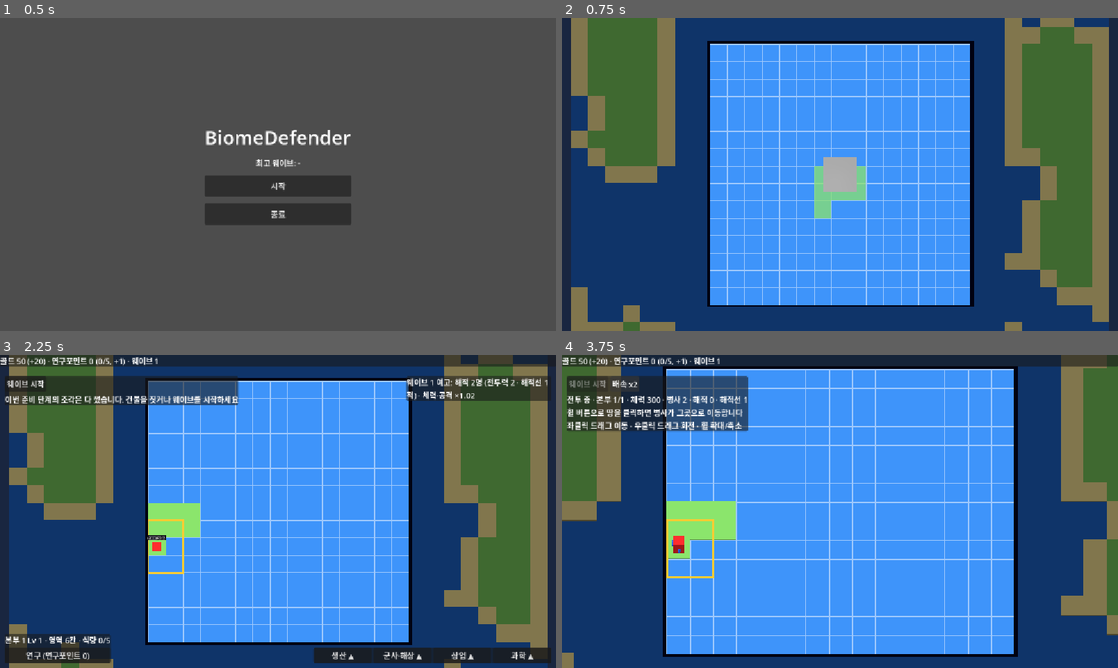
Above: before the commit, frames 1-4 (two rows, left to right).
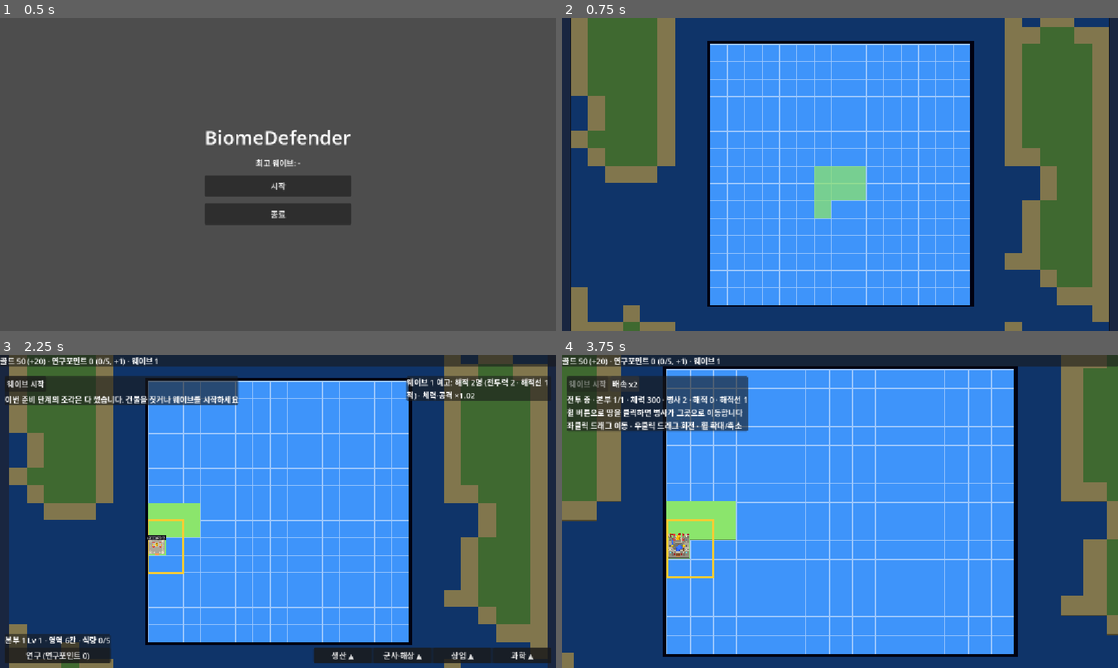
Above: after the commit, the same moments.

Repository: dpwns5889/Islander
Game: Godot game, scene res://assets/scenes/menu.tscn
Same seed, same stepped clock (60 frames per second), same inputs: the game is played once before the commit and once after it.
Inputs (mouse positions are in pixels of both pictures, inside the frame that each line leads up to):
- Up to frame 1 (0.5 s): no input
- Up to frame 2 (0.75 s): click "시작" at 0.5 s
- Up to frame 3 (2.25 s): tap Enter at 1.25 s; move the mouse to (400, 495) at 1.27 s; tap P at 1.35 s; click (400, 495) at 1.42 s; tap Space at 2 s; drag from (166, 527) to (250, 574) at 2.02 s
- Up to frame 4 (3.75 s): click "웨이브 시작" at 2.75 s; click "배속 x1" at 3.5 s

Frame 1 is identical in both runs. In frame 2, 0.9% of the frame differs, in the area x 1-99%, y 0-100%; in frame 3, 0.1%; in frame 4, 0.3%.

Commit message:
art: 본부와 건물 모델 추가, 밭 외곽선 수정 (#4)
* art: 건물 파손 모델과 병영 모델 추가

집·밭·병영 모델을 레벨·번호별 폴더로 정리하고 파손 단계 모델(dmg1, dmg2)을 추가했다.
병영은 상자 대신 모델(레벨마다 2종류)로 그린다.

Co-Authored-By: Claude Sonnet 5.5 <noreply@anthropic.com>

* feat: 건물 파손 단계와 골드 수리 추가

전투 피해가 준비 단계에도 남고 골드로 수리한다(건물별·전체 수리, 본부 포함).
체력 60% 이하는 dmg1, 30% 이하는 dmg2 모델로 바꾸고 생산·공격력·시장 보너스·보트 정원을 75%·50%로 줄인다.
병영·사격장 병사의 체력·공격은 50% + 건물 체력 비율의 절반이다.
파손된 건물은 수리해야 강화·진화할 수 있다.
기획서 v0.59

Co-Authored-By: Claude Sonnet 5.5 <noreply@anthropic.com>

* fix: 모서리 빛 때문에 밭 작물이 허옇게 덮이는 문제 수정

도트 화면 후처리에서 면이 꺾이는 곳을 밝게 칠하는 선을 없애고 바깥 외곽선만 남겼다.
기획서 모델 적용 설명의 낡은 내용도 고쳤다.
기획서 v0.60

Co-Authored-By: Claude Sonnet 5.5 <noreply@anthropic.com>

* art: 본부와 건물 8종의 모델 추가

본부(성, 3종 무작위), 사격장, 방어탑, 낚시터, 도서관, 대학, 광산, 천문대를 모델과 파손 모델로 그린다.
조각으로 놓은 물 타일 위의 건물은 바닥이 묻히지 않게 타일 높이만큼 올린다.
기획서 v0.60

Co-Authored-By: Claude Sonnet 5.5 <noreply@anthropic.com>

---------

Co-authored-by: Claude Sonnet 5.5 <noreply@anthropic.com>

Diff:
--- a/assets/scripts/balance.gd
+++ b/assets/scripts/balance.gd
@@ -30,14 +30,14 @@
 	BARRACKS: {"name": "병영", "cost": 30, "hp": 100, "sand": false, "sea": false, "model": "barracks", "model_variants": 2, "color": Color(0.45, 0.45, 0.5)},
 	MARKET: {"name": "시장", "cost": 50, "hp": 70, "tech": "math", "sand": false, "sea": false, "color": Color(0.85, 0.65, 0.1)},
 	FARM: {"name": "밭", "cost": 25, "hp": 50, "sand": false, "sea": false, "evolves_to": FARMSTEAD, "model": "field", "model_variants": 4, "color": Color(0.35, 0.55, 0.2)},
-	FISHERY: {"name": "낚시터", "cost": 25, "hp": 50, "sand": true, "sea": false, "tech": "fishing", "on_water": true, "evolves_to": FISH_VILLAGE, "color": Color(0.2, 0.65, 0.75)},
+	FISHERY: {"name": "낚시터", "cost": 25, "hp": 50, "sand": true, "sea": false, "tech": "fishing", "on_water": true, "evolves_to": FISH_VILLAGE, "model": "fishery", "model_variants": 3, "color": Color(0.2, 0.65, 0.75)},
 	TRADING_POST: {"name": "교역소", "cost": 40, "hp": 70, "tech": "commerce", "sand": true, "sea": false, "on_water": true, "open_sea": true, "unique": true, "color": Color(0.7, 0.35, 0.75)},
-	LIBRARY: {"name": "도서관", "cost": 40, "hp": 60, "sand": true, "sea": false, "evolves_to": LAB, "color": Color(0.55, 0.35, 0.65)},
-	LAB: {"name": "대학", "cost": 80, "hp": 120, "tech": "astronomy", "sand": false, "sea": false, "color": Color(0.25, 0.7, 0.6)},
-	MINE: {"name": "광산", "cost": 60, "hp": 100, "tech": "mining", "sand": false, "sea": false, "mountain_only": true, "evolves_to": SMELTER, "color": Color(0.5, 0.45, 0.4)},
-	SHOOTING_RANGE: {"name": "사격장", "cost": 30, "hp": 100, "tech": "archery", "sand": false, "sea": false, "color": Color(0.3, 0.5, 0.35)},
-	OBSERVATORY: {"name": "천문대", "cost": 60, "hp": 100, "tech": "astronomy", "sand": false, "sea": false, "mountain_only": true, "color": Color(0.3, 0.3, 0.6)},
-	TOWER: {"name": "방어탑", "cost": 40, "hp": 200, "tech": "archery", "sand": true, "sea": false, "evolves_to": FORTRESS, "color": Color(0.35, 0.4, 0.55)},
+	LIBRARY: {"name": "도서관", "cost": 40, "hp": 60, "sand": true, "sea": false, "evolves_to": LAB, "model": "library", "model_variants": 3, "color": Color(0.55, 0.35, 0.65)},
+	LAB: {"name": "대학", "cost": 80, "hp": 120, "tech": "astronomy", "sand": false, "sea": false, "model": "university", "model_variants": 3, "color": Color(0.25, 0.7, 0.6)},
+	MINE: {"name": "광산", "cost": 60, "hp": 100, "tech": "mining", "sand": false, "sea": false, "mountain_only": true, "evolves_to": SMELTER, "model": "mine", "model_variants": 3, "color": Color(0.5, 0.45, 0.4)},
+	SHOOTING_RANGE: {"name": "사격장", "cost": 30, "hp": 100, "tech": "archery", "sand": false, "sea": false, "model": "archery_range", "model_variants": 3, "color": Color(0.3, 0.5, 0.35)},
+	OBSERVATORY: {"name": "천문대", "cost": 60, "hp": 100, "tech": "astronomy", "sand": false, "sea": false, "mountain_only": true, "model": "observatory", "model_variants": 3, "color": Color(0.3, 0.3, 0.6)},
+	TOWER: {"name": "방어탑", "cost": 40, "hp": 200, "tech": "archery", "sand": true, "sea": false, "evolves_to": FORTRESS, "model": "defense_tower", "model_variants": 3, "color": Color(0.35, 0.4, 0.55)},
 	MANSION: {"name": "저택", "cost": 40, "hp": 100, "tech": "currency", "sand": true, "sea": false, "color": Color(0.85, 0.6, 0.3)},
 	FARMSTEAD: {"name": "농장", "cost": 50, "hp": 100, "tech": "windmill", "sand": false, "sea": false, "color": Color(0.5, 0.75, 0.25)},
 	FISH_VILLAGE: {"name": "어촌", "cost": 50, "hp": 100, "tech": "waterwheel", "sand": true, "sea": false, "on_water": true, "color": Color(0.1, 0.45, 0.7)},
@@ -101,6 +101,8 @@
 const HQ_ATK: float = 3.0 ## 본부의 약한 자동 공격 (레벨과 무관) (기획서 6장)
 const HQ_RANGE: float = 2.5
 const HQ_HP: float = 300.0
+const HQ_MODEL: String = "castle" ## 본부 모델: 레벨 구분 없이 놓을 때 번호를 무작위로 고른다 (기획서 7.2)
+const HQ_MODEL_VARIANTS: int = 3
 const HQ_PIECE_WAVES: Array[int] = [10, 20] ## 이 웨이브(보스)를 이기면 본부 조각을 하나 더 놓아야 한다 (기획서 5.5)
 const HQ_LOSS_RATE: float = 0.3 ## 본부가 파괴될 때마다 줄어드는 골드·식량 비율
 const BUILDING_EDGE: float = 0.5 ## 건물 칸 중심에서 가장자리까지 (건물 공격 거리는 가장자리부터 잰다) (기획서 6장)
@@ -283,9 +285,9 @@
 	return (FORTRESS_RANGE_LV if id == FORTRESS else TOWER_RANGE_LV)[level - 1]
 
 
-## 모델 파일 경로: 종류별 폴더 안에 레벨·번호마다 한 폴더, 파손 단계는 _dmg1·_dmg2 (기획서 7.2)
+## 모델 파일 경로: 종류별 폴더 안에 레벨·번호마다 한 폴더, 파손 단계는 _dmg1·_dmg2. level 0은 레벨 구분 없는 모델(본부) (기획서 7.2)
 static func model_path(kind: String, level: int, variant: int, stage: int = 0) -> String:
-	var name: String = "%s_t%d_v%d" % [kind, level, variant]
+	var name: String = "%s_t%d_v%d" % [kind, level, variant] if level > 0 else "%s_v%d" % [kind, variant]
 	var suffix: String = "" if stage == 0 else "_dmg%d" % stage
 	return "res://assets/models/%s/%s/%s%s.glb" % [kind, name, name, suffix]
 
--- a/assets/scripts/field.gd
+++ b/assets/scripts/field.gd
@@ -8,7 +8,7 @@
 const MAX_H: int = 30
 const SEA: int = 0
 const BLOCK_H: float = 0.08 ## 땅 두께. 입체감 없이 평평한 땅 (기획서 3장)
-const HQ_COLOR: Color = Color(0.85, 0.15, 0.15)
+const HQ_COLOR: Color = Color(0.85, 0.15, 0.15) ## 조각 카드의 본부 칸 표시 색
 const M: int = 8 ## 필드 밖 자동 지형의 폭 (기획서 3장)
 const DIRS: Array[Vector2i] = [Vector2i.LEFT, Vector2i.RIGHT, Vector2i.UP, Vector2i.DOWN]
 
@@ -29,6 +29,7 @@
 var buildings_lost: Dictionary = {} ## 이번 전투에서 무너진 건물 종류 → 개수(본부 제외). 전투를 시작할 때 비운다 (기획서 5.2)
 var hq_level: Dictionary = {} ## 본부 위치 → 그 본부의 레벨 (본부마다 따로) (기획서 5.3)
 const GRID_SHADER: Shader = preload("res://assets/shaders/grid.gdshader")
+const WATER_H: float = 0.06 ## 조각으로 놓은 물 타일의 두께
 const BAR_W: float = 0.95 ## 본부 레벨업 바 크기 (기획서 5.3)
 const BAR_H: float = 0.21
 var _hq_bars: Dictionary = {} ## 본부 위치 → 레벨업까지 식량 바 [배경, 채움, 글자] (기획서 5.3)
@@ -701,7 +702,7 @@
 	var data: Dictionary = Balance.BUILDINGS[id]
 	hp[c] = max_hp(c)
 	var mi: MeshInstance3D = MeshInstance3D.new()
-	var base_y: float = BLOCK_H if cells.has(c) else 0.0 # 물 위 건물은 바다 면에 놓인다
+	var base_y: float = _base_y(c)
 	if data.has("model"): # 블렌더 모델: 지을 때 바리에이션을 무작위로 고르고 레벨이 올라도 같은 번호를 쓴다 (기획서 7.2)
 		variants[c] = variant if variant > 0 else 1 + randi() % int(data["model_variants"])
 	else:
@@ -725,25 +726,35 @@
 	_tint(c)
 
 
-## 모델 건물의 모델을 레벨·바리에이션·파손 단계에 맞게 바꾼다 (기획서 7.2)
+## 건물이 놓이는 바닥 높이: 땅, 조각으로 놓은 물 타일, 맨 바다 순
+func _base_y(c: Vector2i) -> float:
+	if cells.has(c):
+		return BLOCK_H
+	return WATER_H if water.has(c) else 0.0
+
+
+## 모델 건물·본부의 모델을 레벨·바리에이션·파손 단계에 맞게 바꾼다 (기획서 7.2)
 func _set_model(c: Vector2i) -> void:
-	var data: Dictionary = Balance.BUILDINGS[buildings[c]]
-	var md: Dictionary = Toon.model(Balance.model_path(data["model"], mini(levels[c], Balance.MAX_LEVEL), variants[c], Balance.damage_stage(hp_ratio(c))))
+	var kind: String = Balance.HQ_MODEL
+	var level: int = 0 # 본부 모델은 레벨 구분이 없다
+	if not hqs.has(c):
+		kind = Balance.BUILDINGS[buildings[c]]["model"]
+		level = mini(levels[c], Balance.MAX_LEVEL)
+	var md: Dictionary = Toon.model(Balance.model_path(kind, level, variants[c], Balance.damage_stage(hp_ratio(c))))
 	var mi: MeshInstance3D = _nodes[c][0]
 	if mi.mesh == md["mesh"]:
 		return
-	var base_y: float = BLOCK_H if cells.has(c) else 0.0
 	mi.mesh = md["mesh"]
 	mi.material_override = Toon.material(Color.WHITE, md["tex"])
-	mi.position = cell_to_world(c) + Vector3(0, base_y, 0)
-
-
-## 피해를 보여 준다: 모델 건물은 파손 모델, 상자 건물과 본부는 체력만큼 어둡게 (기획서 5.2.2)
+	mi.position = cell_to_world(c) + Vector3(0, _base_y(c), 0)
+
+
+## 피해를 보여 준다: 모델 건물·본부는 파손 모델, 상자 건물은 체력만큼 어둡게 (기획서 5.2.2)
 func _tint(c: Vector2i) -> void:
 	if variants.has(c):
 		_set_model(c)
 		return
-	var base: Color = HQ_COLOR if hqs.has(c) else Balance.BUILDINGS[buildings[c]]["color"]
+	var base: Color = Balance.BUILDINGS[buildings[c]]["color"]
 	var mi: MeshInstance3D = _nodes[c][0]
 	Toon.set_color(mi.material_override, base.lerp(Color.BLACK, (1.0 - hp_ratio(c)) * 0.7))
 
@@ -811,6 +822,7 @@
 			for n: Node in _nodes[c]:
 				n.queue_free()
 			_nodes.erase(c)
+			variants.erase(c)
 			return true
 		_tint(c)
 	elif buildings.has(c):
@@ -1042,10 +1054,10 @@
 			water[cell] = true
 			var wt: MeshInstance3D = MeshInstance3D.new()
 			var wm: BoxMesh = BoxMesh.new()
-			wm.size = Vector3(1.0, 0.06, 1.0)
+			wm.size = Vector3(1.0, WATER_H, 1.0)
 			wt.mesh = wm
 			wt.material_override = _mat(color_of(Piece.SEA), false)
-			wt.position = cell_to_world(cell) + Vector3(0, 0.03, 0)
+			wt.position = cell_to_world(cell) + Vector3(0, WATER_H / 2.0, 0)
 			add_child(wt)
 			continue
 		cells[cell] = p.terrain[i]
@@ -1059,11 +1071,7 @@
 			hqs[cell] = Balance.HQ_HP
 			claim_start(cell)
 			var marker: MeshInstance3D = MeshInstance3D.new()
-			var bm: BoxMesh = BoxMesh.new()
-			bm.size = Vector3(0.5, 0.6, 0.5)
-			marker.mesh = bm
-			marker.material_override = Toon.material(Color.WHITE)
-			marker.position = cell_to_world(cell) + Vector3(0, BLOCK_H + 0.3, 0)
+			variants[cell] = 1 + randi() % Balance.HQ_MODEL_VARIANTS
 			add_child(marker)
 			_nodes[cell] = [marker]
 			_tint(cell)
--- a/assets/scripts/main.gd
+++ b/assets/scripts/main.gd
@@ -1293,7 +1293,7 @@
 	if battle != null:
 		s = battle.summary() + "\n휠 버튼으로 땅을 클릭하면 병사가 그곳으로 이동합니다\n좌클릭 드래그 이동 · 우클릭 드래그 회전 · 휠 확대/축소"
 	elif placed_count == 0:
-		s = "시작 조각을 놓으세요 (빨간 칸이 본부) · 좌클릭 배치 · R/우클릭 회전"
+		s = "시작 조각을 놓으세요 (본부 성이 함께 놓입니다) · 좌클릭 배치 · R/우클릭 회전"
 	elif current != null and placing_hq:
 		s = "본부 조각: 좌클릭 배치 · R/우클릭 회전 (놓아야 웨이브를 시작할 수 있습니다)"
 	elif current != null:
--- a/assets/shaders/pixel_post.gdshader
+++ b/assets/shaders/pixel_post.gdshader
@@ -1,13 +1,10 @@
 shader_type spatial;
-// 도트 화면 후처리: 깊이가 크게 바뀌는 곳은 어둡게(바깥 외곽선), 면이 꺾이는 곳은 밝게 (기획서 7.2)
+// 도트 화면 후처리: 깊이가 크게 바뀌는 곳(물체 바깥)만 어둡게 칠한다 (기획서 7.2)
 render_mode unshaded, fog_disabled, depth_test_disabled, cull_disabled, blend_mix;
 
 uniform sampler2D depth_tex : hint_depth_texture, repeat_disable, filter_nearest;
-uniform sampler2D normal_tex : hint_normal_roughness_texture, repeat_disable, filter_nearest;
 uniform float depth_threshold = 0.12; // 이웃보다 이만큼 멀면 외곽선
-uniform float normal_threshold = 0.85; // 이웃과 법선 내적이 이보다 작으면 모서리
 uniform float dark_amount : hint_range(0.0, 1.0) = 0.6;
-uniform float light_amount : hint_range(0.0, 1.0) = 0.22;
 
 float linear_depth(vec2 uv, mat4 inv_proj) {
 	float d = texture(depth_tex, uv).r;
@@ -23,30 +20,13 @@
 	vec2 px = 1.0 / VIEWPORT_SIZE;
 	vec2 offs[4] = vec2[](vec2(px.x, 0.0), vec2(-px.x, 0.0), vec2(0.0, px.y), vec2(0.0, -px.y));
 	float dc = linear_depth(SCREEN_UV, INV_PROJECTION_MATRIX);
-	vec3 nc = texture(normal_tex, SCREEN_UV).xyz * 2.0 - 1.0;
-	float edge_dark = 0.0;
-	float edge_light = 0.0;
+	float edge = 0.0;
 	for (int i = 0; i < 4; i++) {
-		vec2 uv = SCREEN_UV + offs[i];
-		float dn = linear_depth(uv, INV_PROJECTION_MATRIX);
-		if (dc - dn > depth_threshold) {
-			edge_dark = 1.0; // 이웃이 더 가까움: 이 픽셀이 물체 바깥
-		} else if (abs(dc - dn) < depth_threshold) {
-			vec3 nn = texture(normal_tex, uv).xyz * 2.0 - 1.0;
-			if (dot(normalize(nc), normalize(nn)) < normal_threshold) {
-				edge_light = 1.0;
-			}
+		if (dc - linear_depth(SCREEN_UV + offs[i], INV_PROJECTION_MATRIX) > depth_threshold) {
+			edge = 1.0; // 이웃이 더 가까움: 이 픽셀이 물체 바깥
 		}
 	}
 	// 화면을 읽지 않고 반투명 덮개로 칠한다: 화면 복사는 반투명 물체(격자·영역선·미리보기)를 빼고 찍혀서 그것들이 지워진다
-	if (edge_dark > 0.5) {
-		ALBEDO = vec3(0.0);
-		ALPHA = dark_amount;
-	} else if (edge_light > 0.5) {
-		ALBEDO = vec3(1.0);
-		ALPHA = light_amount;
-	} else {
-		ALBEDO = vec3(0.0);
-		ALPHA = 0.0;
-	}
+	ALBEDO = vec3(0.0);
+	ALPHA = edge * dark_amount;
 }
--- a/project.godot
+++ b/project.godot
@@ -11,7 +11,7 @@
 [application]
 
 config/name="Islander"
-config/version="0.59"
+config/version="0.60"
 run/main_scene="res://assets/scenes/menu.tscn"
 config/features=PackedStringArray("4.7", "Forward Plus")
 config/icon="res://icon.svg"
--- a/tests/m31_flow.gd
+++ b/tests/m31_flow.gd
@@ -20,6 +20,10 @@
 					var path: String = Balance.model_path(data["model"], level, variant, stage)
 					if not ResourceLoader.exists(path):
 						missing.append(path)
+	for variant in range(1, Balance.HQ_MODEL_VARIANTS + 1):
+		for stage in [0, 1, 2]:
+			if not ResourceLoader.exists(Balance.model_path(Balance.HQ_MODEL, 0, variant, stage)):
+				missing.append(Balance.model_path(Balance.HQ_MODEL, 0, variant, stage))
 	fails += _check(missing.is_empty() and Balance.BUILDINGS[Balance.BARRACKS].has("model"), "모델 파일 (없는 것 %s)" % [missing])
 
 	var main: Node = load("res://assets/scenes/main.tscn").instantiate()
@@ -63,7 +67,11 @@
 	fails += _check(worn.size() == 3 and is_equal_approx(worn[0].hp, 30.0 * 0.65) and is_equal_approx(worn[0].atk, 5.0 * 0.65), "병영 30%: 병사 3명, 체력·공격 65%")
 	b.free()
 	# 웨이브가 끝나도 피해가 남는다
+	var castle: MeshInstance3D = f._nodes[f.hq][0]
+	var castle_full: Mesh = castle.mesh
 	f.damage(f.hq, 150.0)
+	var castle_hurt: Mesh = castle.mesh
+	fails += _check(castle_full != null and castle_hurt != castle_full, "본부: 체력 50%면 파손 모델")
 	var left: float = f.hp[house]
 	main.start_wave()
 	main.battle._ships_left = 0
@@ -75,6 +83,7 @@
 	gs.gold = 1000
 	fails += _check(main.select_building(f.hq) and main.repair_button.text == "수리 25G" and not main.upgrade_button.visible, "본부 패널: 수리 25G")
 	fails += _check(main.repair_selected() and gs.gold == 975 and f.hq_hp == Balance.HQ_HP, "본부 수리")
+	fails += _check(castle.mesh == castle_full, "본부 수리 뒤 정상 모델")
 	# 골드가 모자라면 못 고친다
 	gs.gold = 0
 	main._refresh_hud()
@@ -84,6 +93,12 @@
 	fails += _check(main.repair_everything() and gs.gold == 1000 - total and f.total_repair_cost() == 0, "전체 수리 %dG" % total)
 	fails += _check(mi.mesh == meshes[0] and not main.repair_all_button.visible, "수리하면 정상 모델, 버튼 숨김")
 	fails += _check(main.select_building(house) and main.upgrade_selected(), "수리 뒤에는 강화 가능")
+	# 무너진 본부 칸에 상자 건물을 지어도 본부 모델 기록이 남지 않는다
+	var old: Vector2i = f.hq
+	f.damage(old, 9999.0)
+	f.build(Balance.MARKET, old)
+	f.damage(old, 40.0)
+	fails += _check(not f.variants.has(old) and (f._nodes[old][0] as MeshInstance3D).mesh is BoxMesh, "본부 자리의 새 건물")
 	print("M31 점검 실패 %d건" % fails)
 	quit(fails)
 
Binary file added: assets/models/archery_range/archery_range_t1_v1/archery_range_t1_v1.glb
Not shown, added: assets/models/archery_range/archery_range_t1_v1/archery_range_t1_v1.glb.import
Binary file added: assets/models/archery_range/archery_range_t1_v1/archery_range_t1_v1_dmg1.glb
Not shown, added: assets/models/archery_range/archery_range_t1_v1/archery_range_t1_v1_dmg1.glb.import
Binary file added: assets/models/archery_range/archery_range_t1_v1/archery_range_t1_v1_dmg1_palette_house.png
Not shown, added: assets/models/archery_range/archery_range_t1_v1/archery_range_t1_v1_dmg1_palette_house.png.import
Binary file added: assets/models/archery_range/archery_range_t1_v1/archery_range_t1_v1_dmg2.glb
Not shown, added: assets/models/archery_range/archery_range_t1_v1/archery_range_t1_v1_dmg2.glb.import
Binary file added: assets/models/archery_range/archery_range_t1_v1/archery_range_t1_v1_dmg2_palette_house.png
Not shown, added: assets/models/archery_range/archery_range_t1_v1/archery_range_t1_v1_dmg2_palette_house.png.import
Binary file added: assets/models/archery_range/archery_range_t1_v1/archery_range_t1_v1_palette_house.png
Not shown, added: assets/models/archery_range/archery_range_t1_v1/archery_range_t1_v1_palette_house.png.import
(and 781 more such lines)
